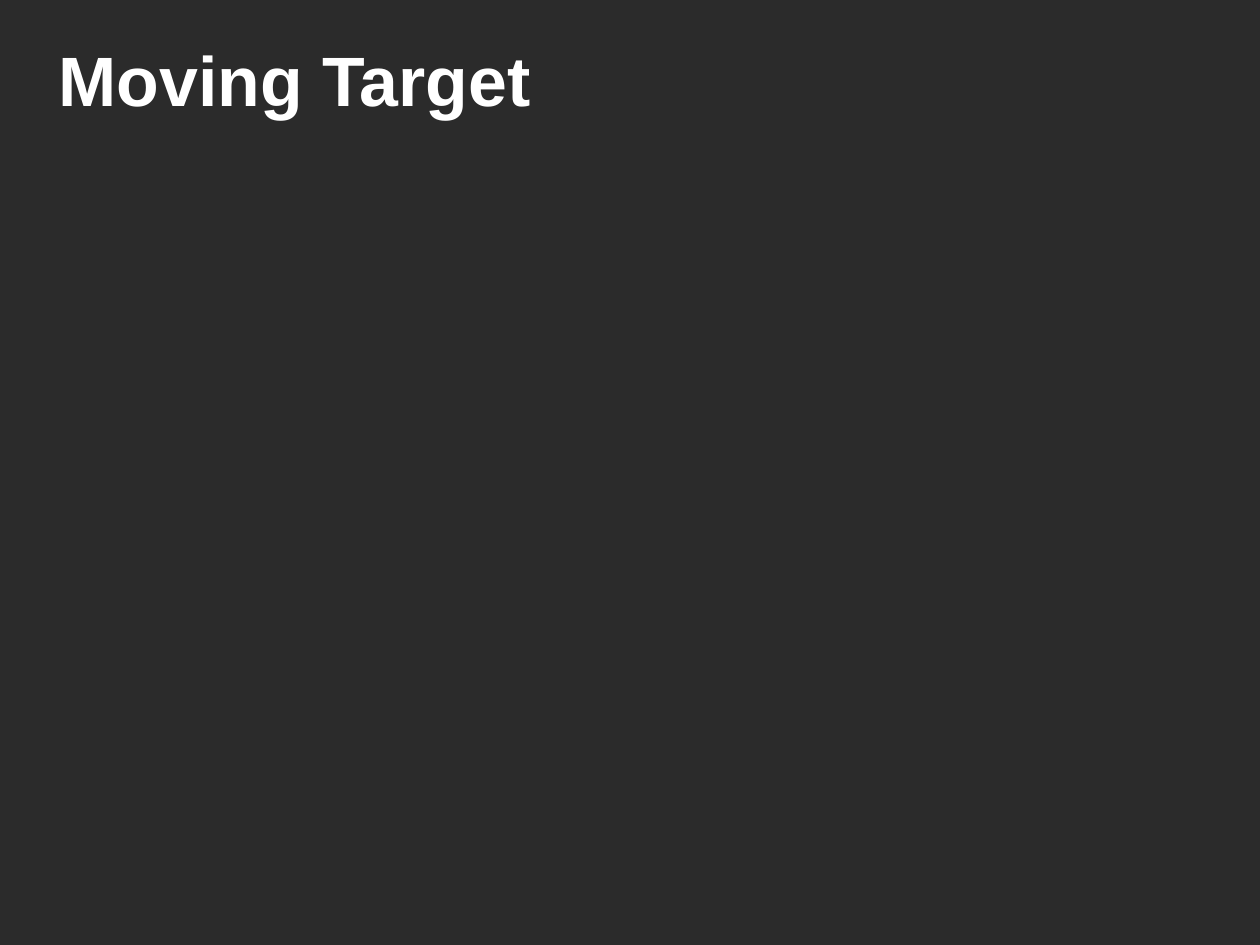
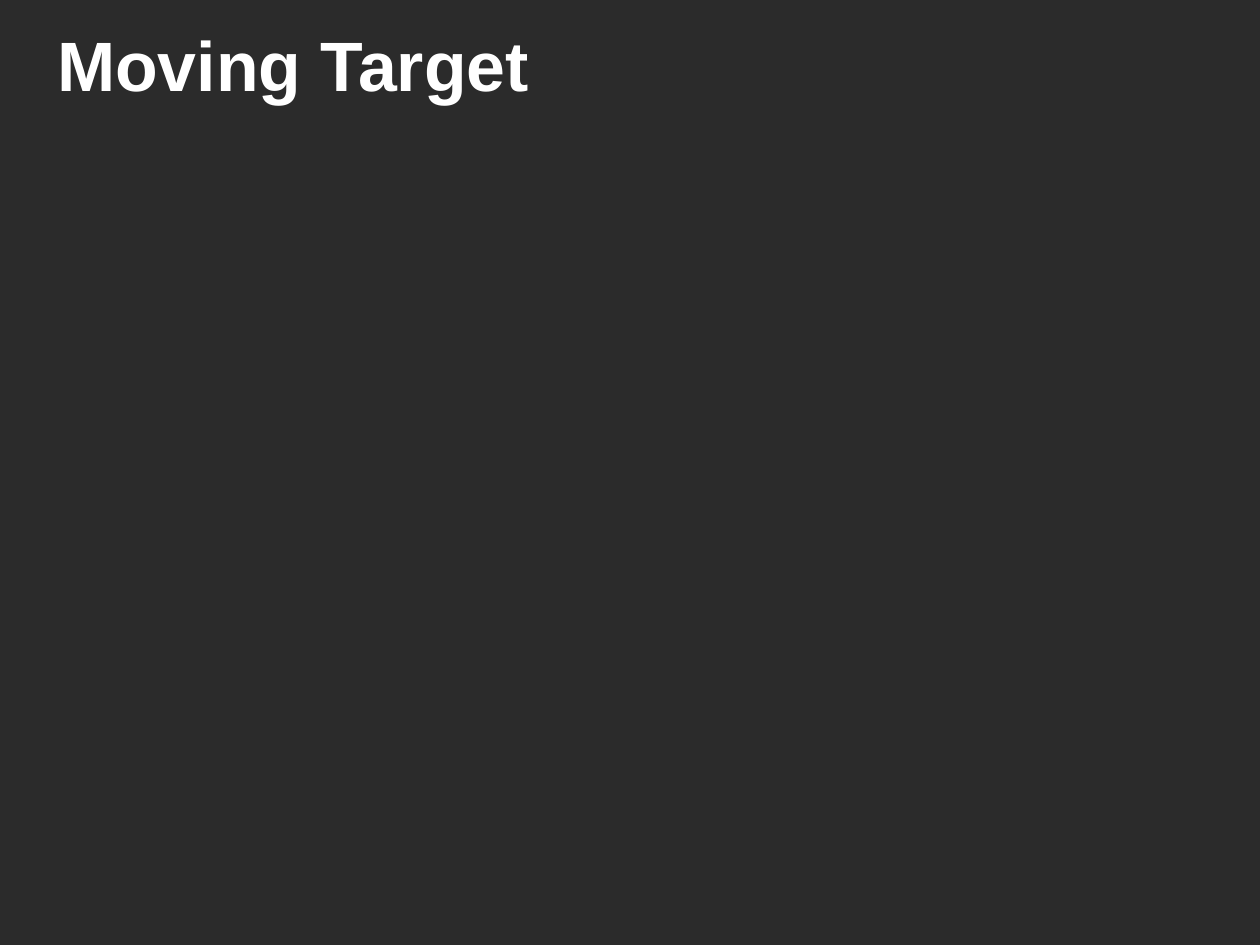
Before and after one commit to rahulaaj/Localization-of-Sensors, a slide deck: slide 12 of Document/presentation.odp. Drawn at 1260x945 pixels with LibreOffice and Linux fonts; fonts in the diff are those of the drawing; background and template pictures are left out; a plain dark background stands for a picture behind light text. Boxes give left, top, right and bottom in pixels: in the first picture for what was removed or moved away, otherwise in the second. Text is boxed around its words. In the diff, an @@ line names an element or a change of style, - is before the commit and + after.

```diff
--- a/Document/presentation.odp
+++ b/Document/presentation.odp
@@ title "Moving Target": place and size @@
-title "Moving Target" at box(59, 55, 530, 120)
+title "Moving Target" at box(57, 40, 529, 105)
```
Also in this commit, not shown: 2 other slides changed, 5 other files.
